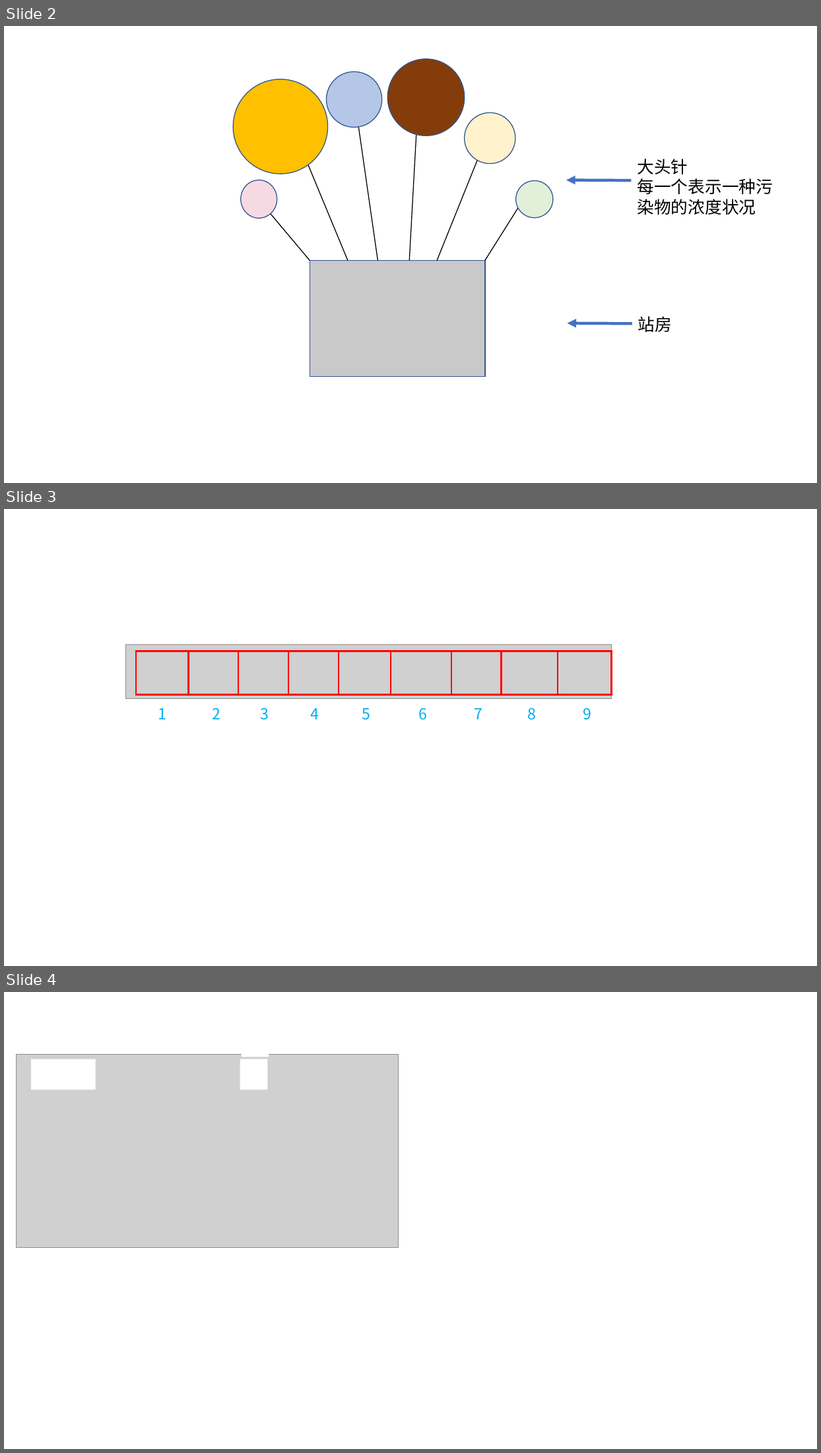
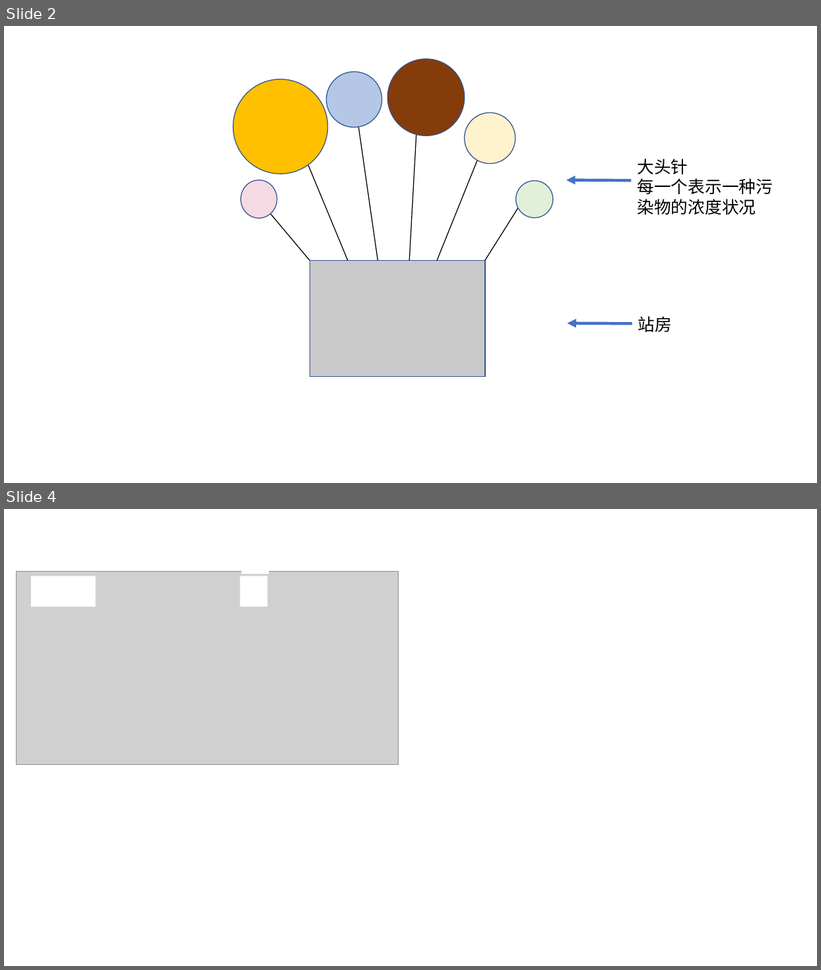
Before and after one commit to JetRj/VGE, a slide deck: 详细设计/主界面设计.pptx. Shown one above the other, each under a label of ours: slides 2, 3 and 4 before the commit, slides 2 and 4 after it; the slides between them are not shown. The pictures are 821x1453 and 821x970 pixels, drawn with LibreOffice and Linux fonts; fonts in the diff are those of the drawing; grey boxes stand for pictures. Boxes give left, top, right and bottom in pixels: in the first picture for what was removed or moved away, otherwise in the second. Text is boxed around its words. In the diff, an @@ line names an element or a change of style, - is before the commit and + after.

```diff
--- a/详细设计/主界面设计.pptx
+++ b/详细设计/主界面设计.pptx
@@ slide 3 removed at (x1=4, y1=509, x2=817, y2=966), background #FFFFFF @@
@@ picture removed at (x1=126, y1=644, x2=612, y2=698) @@
@@ rectangle removed at (x1=137, y1=651, x2=189, y2=694) @@
@@ rectangle removed at (x1=188, y1=651, x2=238, y2=694) @@
@@ rectangle removed at (x1=239, y1=651, x2=289, y2=694) @@
@@ rectangle removed at (x1=289, y1=651, x2=339, y2=694) @@
@@ rectangle removed at (x1=339, y1=651, x2=391, y2=694) @@
@@ rectangle removed at (x1=391, y1=651, x2=451, y2=694) @@
@@ rectangle removed at (x1=451, y1=651, x2=502, y2=694) @@
@@ rectangle removed at (x1=502, y1=651, x2=558, y2=694) @@
@@ rectangle removed at (x1=558, y1=651, x2=612, y2=694) @@
@@ text removed at (x1=158, y1=708, x2=167, y2=720) @@
-1
@@ text removed at (x1=213, y1=708, x2=221, y2=720) @@
-2
@@ text removed at (x1=260, y1=708, x2=269, y2=720) @@
-3
@@ text removed at (x1=310, y1=708, x2=319, y2=720) @@
-4
@@ text removed at (x1=362, y1=708, x2=371, y2=720) @@
-5
@@ text removed at (x1=418, y1=708, x2=427, y2=720) @@
-6
@@ text removed at (x1=475, y1=708, x2=483, y2=720) @@
-7
@@ text removed at (x1=528, y1=708, x2=537, y2=720) @@
-8
@@ text removed at (x1=583, y1=708, x2=592, y2=720) @@
-9
```
Also in this commit, not shown: 2 slides added, 3 other files.
